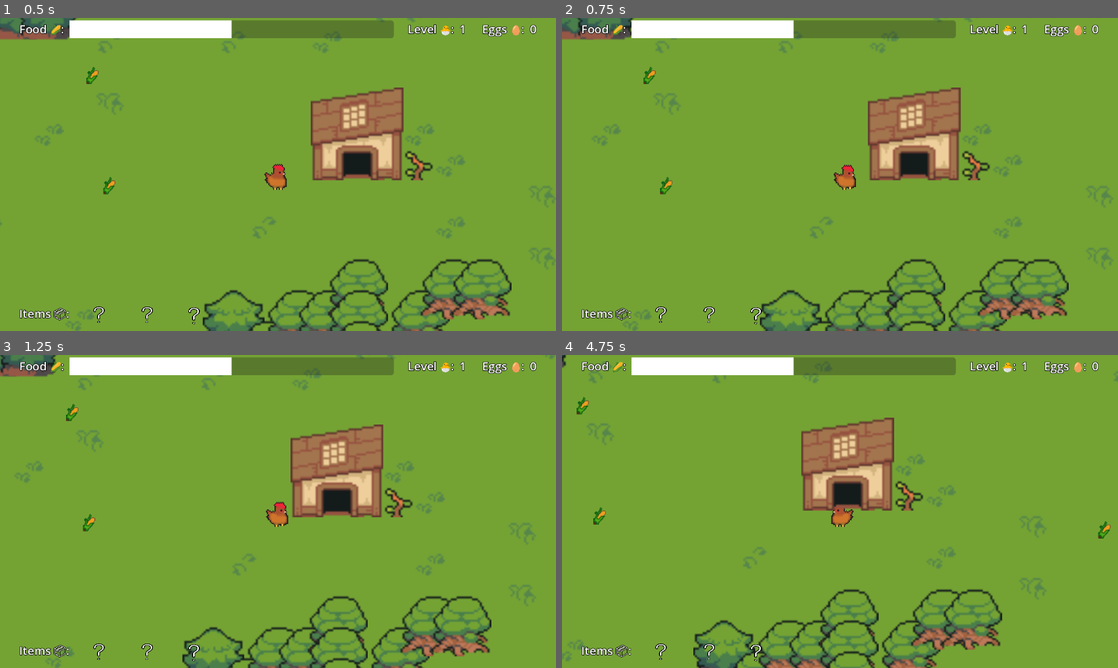
Above: before the commit, frames 1-4 (two rows, left to right).
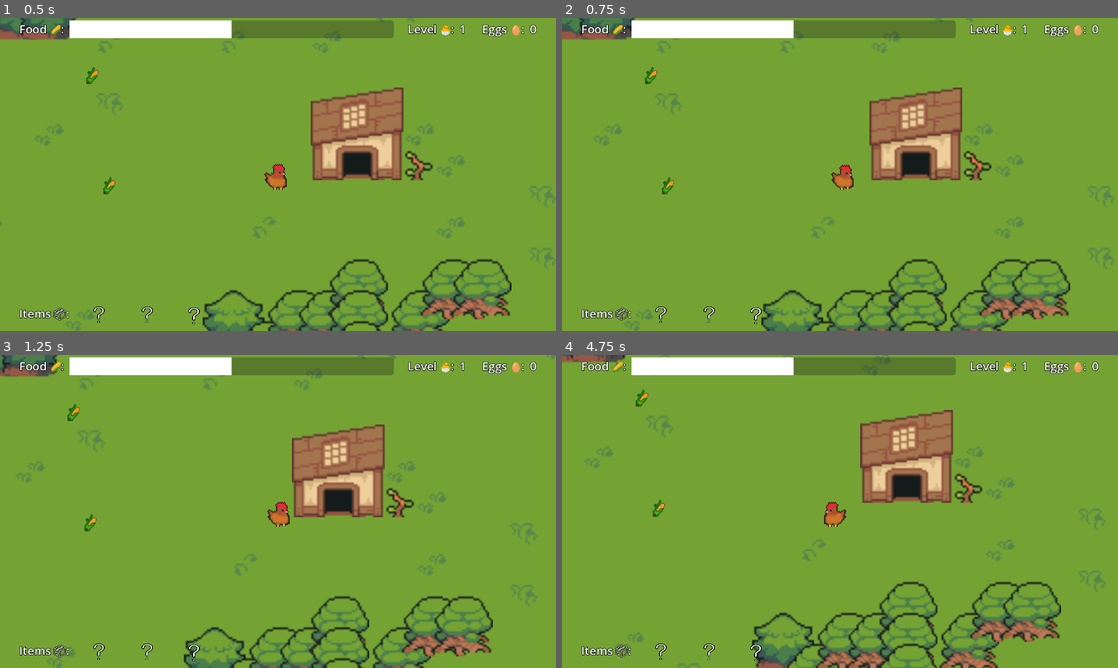
Above: after the commit, the same moments.

Repository: jackfruitgames/chickeeen
Game: Godot game, scene res://scenes/outdoors/outdoors.tscn
The game is run twice, just before and just after one commit, with the same random seed, the same clock (stepped at 60 frames per second) and the same inputs.
Inputs:
- Up to frame 1 (0.5 s): no input
- Up to frame 2 (0.75 s): tap Enter at 0.5 s; hold Right (move_right) from 0.53 s (still down); tap E (lay_egg) at 0.6 s
- Up to frame 3 (1.25 s): keep holding Right (move_right)
- Up to frame 4 (4.75 s): release Right (move_right) at 1.28 s; hold Down (move_down) 1.28-2.03 s; tap one key every 0.75 s from 1.35 s: Q (shoot) Space (sprint) E (lay_egg) Q (shoot) Space (sprint); hold Right (move_right) 2.03-2.78 s; hold Up (move_up) 2.78-3.53 s; hold Left (move_left) from 3.53 s (still down)

Frame 1 is identical in both runs. In frame 2, 3.5% of the frame differs, in the area x 1-99%, y 0-100%; in frame 3, 3.2%; in frame 4, 16%, in the area x 0-100%, y 0-100%.

Commit message:
Balance chicken fastness 🐤💨
Co-Authored-By: Benj Fassbind <randombenj@gmail.com>

Diff:
--- a/scenes/chicken/chickenMovement.gd
+++ b/scenes/chicken/chickenMovement.gd
@@ -31,7 +31,7 @@
 		GameState.is_in_water = false
 
 func _physics_process(delta: float):
-	var real_speed = speed * delta * (clamp(GameState.level, 1, 3) * 0.75)
+	var real_speed = speed * delta * (clamp(GameState.level, 1, 3) * 0.5)
 	var input_direction = Input.get_vector("move_left", "move_right", "move_up", "move_down")
 
 	if GameState.is_in_water:
